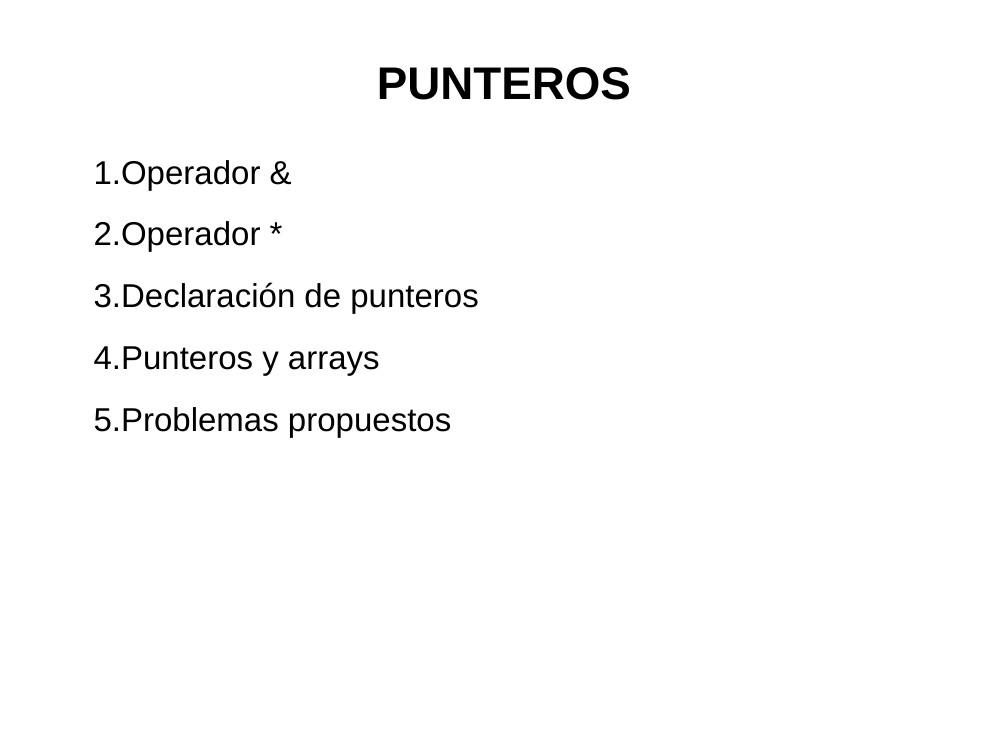
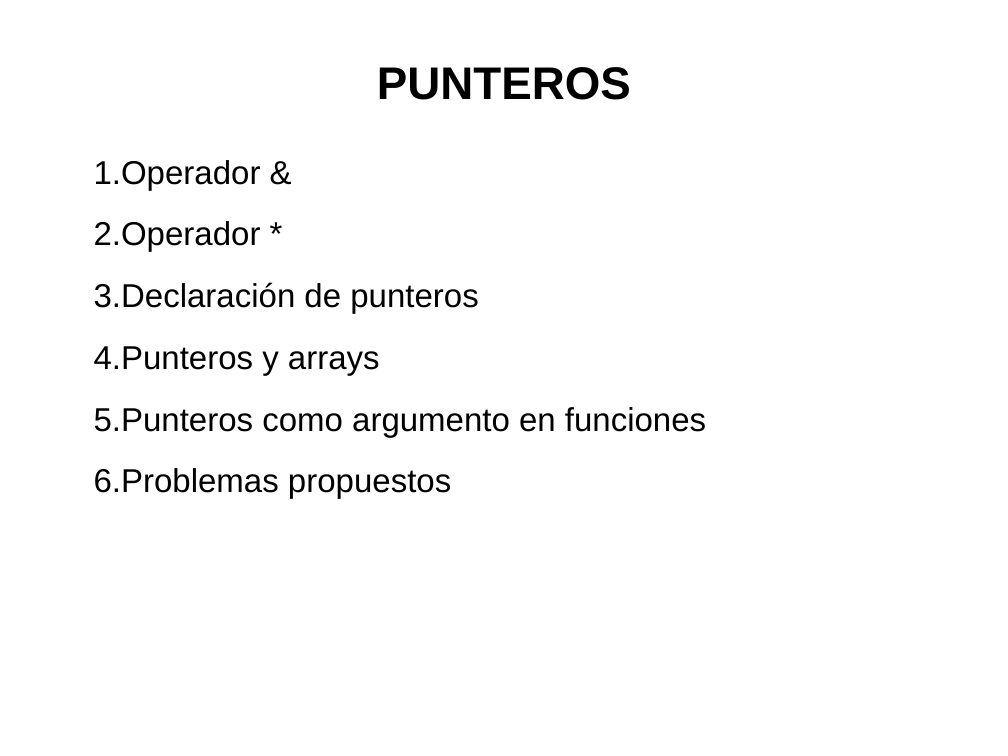
Before and after one commit to trivi/Introduccion-C-EFE-Oct, a slide deck: slide 1 of 08.Punteros/08.Punteros.odp. Drawn at 1008x756 pixels with LibreOffice and Linux fonts; fonts in the diff are those of the drawing. Boxes give left, top, right and bottom in pixels: in the first picture for what was removed or moved away, otherwise in the second. Text is boxed around its words. In the diff, an @@ line names an element or a change of style, - is before the commit and + after.

Commit message:
Actualizado el tema de punteros

```diff
--- a/08.Punteros/08.Punteros.odp
+++ b/08.Punteros/08.Punteros.odp
@@ text at <box>94,407,706,437</box>: paragraph added @@
+5. Punteros como argumento en funciones
```
Also in this commit, not shown: 1 slide added.
